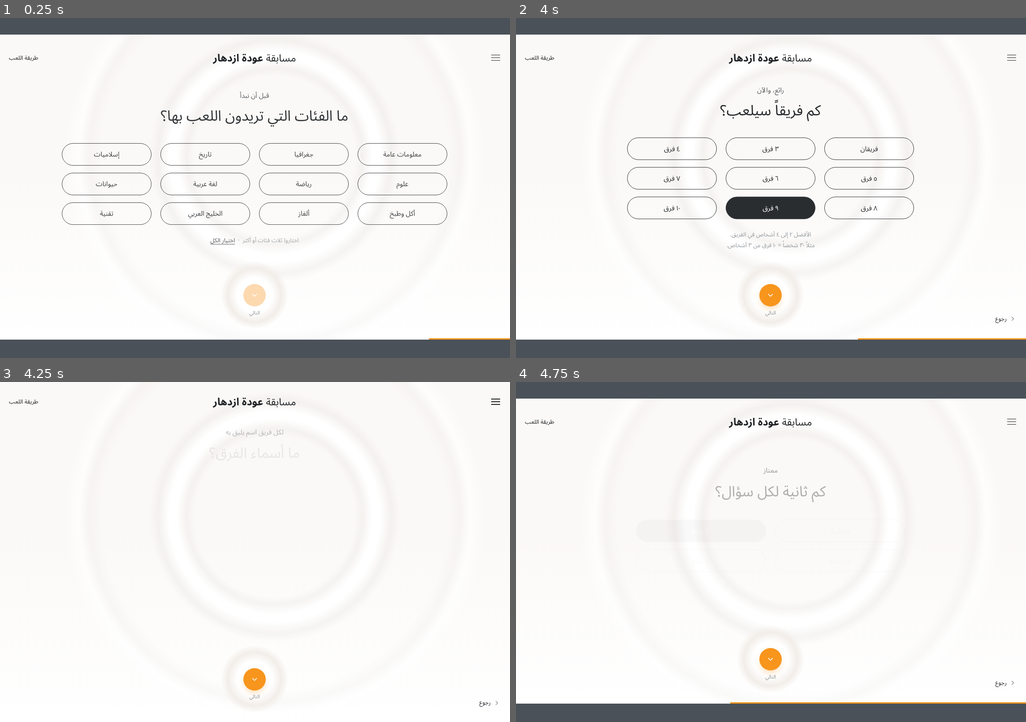
Above: before the commit, frames 1-4 (two rows, left to right).
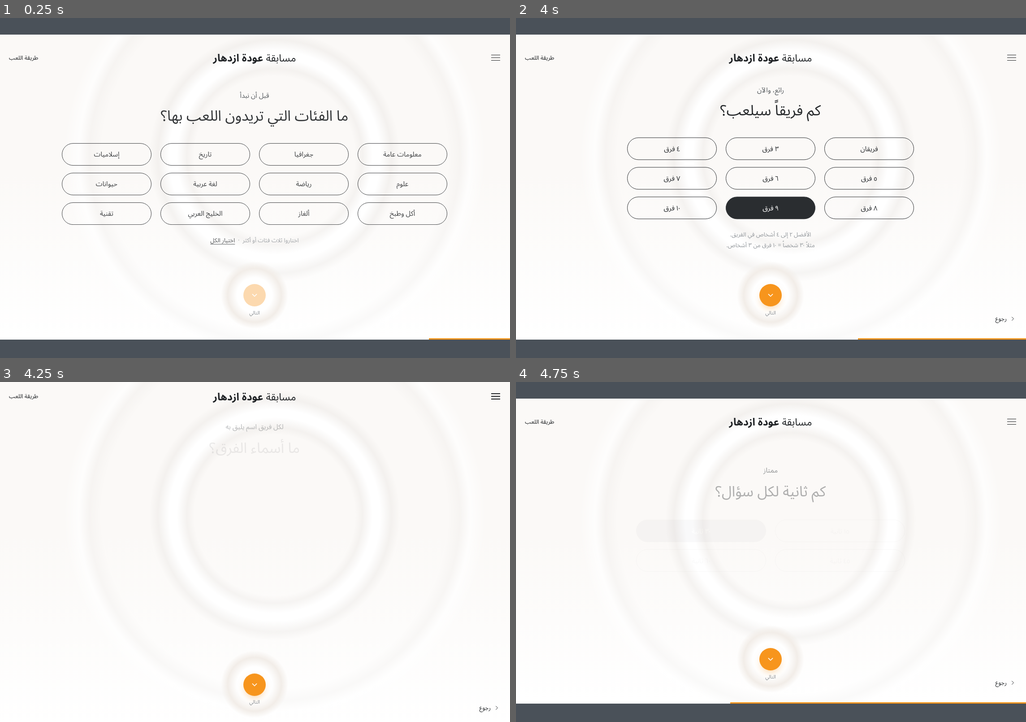
Above: after the commit, the same moments.

Repository: Mohammed12383/Family-game
Game: browser game, page index.html
The game is run twice, just before and just after one commit, with the same random seed, the same clock (stepped at 60 frames per second) and the same inputs.
Inputs (mouse positions are in pixels of both pictures, inside the frame that each line leads up to; where the layout moved, square brackets give the same spot in the first picture):
- Up to frame 1 (0.25 s): no input
- Up to frame 2 (4 s): click (771, 293) at 0.27 s; click (771, 296) at 1.07 s; click (771, 113) at 1.27 s; click (771, 293) at 1.67 s; click "الخليج العربي" at 1.87 s; press the mouse at (771, 293) at 2.27 s; release the mouse at (771, 293) at 2.4 s; click "ألغاز" at 2.47 s; click (771, 296) at 2.87 s; click "إسلاميات" at 3.07 s; click (765, 296) at 3.47 s; click "٩ فرق" at 3.67 s
- Up to frame 3 (4.25 s): press the mouse at (255, 657) at 4.07 s; release the mouse at (255, 664) at 4.2 s
- Up to frame 4 (4.75 s): click "التالي" at 4.27 s; click "رجوع" at 4.52 s; click (771, 684) [771, 677] at 4.67 s

Frames 1-2 are identical in both runs. In frame 3, 0.7% of the frame differs, in the area x 1-99%, y 3-98%; in frame 4, nothing differs.

Commit message:
Make team name fields clearly typeable
Name fields looked like the choice pills and came pre-filled, so they
did not read as text boxes. They now have a white fill, a lighter
border, the team number, a pencil icon, and the suggested name as grey
placeholder text; an empty field takes the suggested name. Added a test
that types names and checks they reach the game.

Co-Authored-By: Claude Opus 5.5 <noreply@anthropic.com>
Claude-Session: https://claude.ai/code/session_01Emwc2RJsQ5AHdWMWvTJ5au

Diff:
--- a/assets/app.js
+++ b/assets/app.js
@@ -60,6 +60,7 @@
     scramble: svg('<path d="M4 7h3c2.2 0 3.3 1.2 4.6 3.6M4 17h3c2.2 0 3.3-1.2 4.6-3.6M12.4 13.6C13.7 16 14.8 17 17 17h3M12.4 10.4C13.7 8 14.8 7 17 7h3M17.5 4.5 20 7l-2.5 2.5M17.5 14.5 20 17l-2.5 2.5"/>'),
     fog: svg('<path d="M7 14.5h10a3.4 3.4 0 0 0 .3-6.8A5 5 0 0 0 7.6 8.6 3 3 0 0 0 7 14.5z"/><path d="M5 18h10M9 21h10"/>'),
     back: svg('<path d="m9 6 6 6-6 6"/>'),
+    pencil: svg('<path d="M4 20h4L19 9l-4-4L4 16z"/><path d="m13.5 6.5 4 4"/>'),
     board: svg('<path d="M5 20V10M12 20V4M19 20v-7"/>'),
     cards: svg('<rect x="4" y="6" width="11" height="14" rx="2"/><path d="M9 3.5h9a2 2 0 0 1 2 2V17"/>')
   };
@@ -356,9 +357,17 @@
       body = `<div class="opts opts-3">${TEAM_OPTIONS.map((o) => pill({ act: 'teams', id: o.n, label: o.label, pressed: st.teams === o.n })).join('')}</div>
         <p class="note">الأفضل ٢ إلى ٤ أشخاص في الفريق. مثلاً ٣٠ شخصاً = ١٠ فرق من ٣ أشخاص.</p>`;
     } else if (step.key === 'names') {
-      const fields = st.names.slice(0, st.teams).map((nm, i) =>
-        `<label class="field"><span class="sr">اسم الفريق ${ar(i + 1)}</span><input class="pill-input" id="team-name-${i}" data-name="${i}" value="${esc(nm)}" maxlength="18" placeholder="الفريق ${ar(i + 1)}" autocomplete="off" enterkeyhint="next"></label>`).join('');
-      body = `<div class="opts${st.teams > 4 ? ' short' : ''}">${fields}</div><p class="note">اكتبوا ما تشاؤون، أو اتركوا الأسماء كما هي.</p>`;
+      /* empty field = the suggested name, shown as grey placeholder text so the field reads as typeable */
+      const fields = st.names.slice(0, st.teams).map((nm, i) => {
+        const val = nm === DEFAULT_NAMES[i] ? '' : nm;
+        return `<label class="field" for="team-name-${i}">
+          <span class="field-n" aria-hidden="true">${ar(i + 1)}</span>
+          <input class="field-input" id="team-name-${i}" data-name="${i}" value="${esc(val)}" maxlength="18" placeholder="${esc(DEFAULT_NAMES[i])}" autocomplete="off" enterkeyhint="${i < st.teams - 1 ? 'next' : 'done'}" aria-label="اسم الفريق ${ar(i + 1)}">
+          <span class="field-ic" aria-hidden="true">${ICON.pencil}</span>
+        </label>`;
+      }).join('');
+      body = `<div class="opts${st.teams > 4 ? ' short' : ''}">${fields}</div>
+        <p class="note">اضغطوا على أي خانة واكتبوا اسم فريقكم. الخانة الفارغة تأخذ الاسم المكتوب بالرمادي.</p>`;
     } else if (step.key === 'time') {
       body = `<div class="opts">${TIME_OPTIONS.map((n) => pill({ act: 'time', id: n, label: `${ar(n)} ثانية`, pressed: st.time === n })).join('')}</div>
         <p class="note">يُحسب الوقت من لحظة ظهور السؤال، ويمكن زيادته ببطاقة الوقت الإضافي.</p>`;
--- a/assets/style.css
+++ b/assets/style.css
@@ -246,18 +246,46 @@
 .pill.is-removed, .pill.is-removed:disabled { border-style: dashed; opacity: 0.22; }
 .pill.is-dim, .pill.is-dim:disabled { opacity: 0.32; }
 
-.pill-input {
-  width: 100%;
+.field {
   min-height: var(--pill-h);
-  padding: 8px 20px;
-  border: 1.5px solid var(--ink);
+  padding-inline: 8px 16px;
+  display: flex;
+  align-items: center;
+  gap: 8px;
+  border: 1.5px solid var(--hair-2);
   border-radius: 999px;
+  background: var(--paper-hi);
+  cursor: text;
+  transition: border-color .15s ease, box-shadow .15s ease;
+}
+.field:hover { border-color: var(--ink-3); }
+.field:focus-within { border-color: var(--orange); box-shadow: 0 0 0 3px var(--orange-wash); }
+.field-n {
+  flex: none;
+  width: 28px;
+  height: 28px;
+  display: grid;
+  place-items: center;
+  border-radius: 50%;
+  background: var(--paper-shade);
+  color: var(--ink-2);
+  font-size: 12px;
+}
+.field-input {
+  flex: 1;
+  min-width: 0;
+  padding: 8px 0;
+  border: 0;
+  outline: none;
   background: transparent;
+  color: var(--ink);
   font-size: 15px;
   text-align: center;
 }
-.pill-input:focus { outline: none; border-color: var(--orange); box-shadow: 0 0 0 3px var(--orange-wash); }
-.field { display: block; }
+.field-input::placeholder { color: var(--ink-3); opacity: 1; }
+.field-ic { flex: none; display: grid; color: var(--ink-3); }
+.field-ic svg { width: 16px; height: 16px; }
+.field:focus-within .field-ic { color: var(--orange-deep); }
 
 .note {
   margin: 22px 0 0;
--- a/tests/game.test.js
+++ b/tests/game.test.js
@@ -494,6 +494,29 @@
   assert.equal(s.game.teams[0].score, 100);
   assert.ok(Math.abs(s.game.q.timeLeft - 20) <= 1, `time left ${s.game.q.timeLeft}`);
   assert.equal(await page.textContent('.title'), qq.text);
+  assert.deepEqual(errors, []);
+  await context.close();
+});
+
+test('team names: the fields are typeable, typed names are used, empty fields take the suggested name', async () => {
+  const { page, context, errors } = await open();
+  for (const c of ['general', 'geo', 'islamic']) await page.click(`[data-act="cat"][data-id="${c}"]`);
+  await page.click('#go');
+  await page.click('[data-act="teams"][data-id="3"]');
+  await page.click('#go');
+  assert.equal(await page.isEditable('#team-name-0'), true);
+  assert.equal(await page.inputValue('#team-name-0'), '', 'field starts empty so typing is obvious');
+  assert.equal(await page.getAttribute('#team-name-0', 'placeholder'), 'الصقور');
+  await page.click('#team-name-0');
+  await page.keyboard.type('عائلة عودة');
+  await page.click('.field:has(#team-name-2)');
+  assert.equal(await page.evaluate(() => document.activeElement.id), 'team-name-2', 'tapping anywhere on the field focuses it');
+  await page.keyboard.type('ازدهار');
+  for (let i = 0; i < 3; i++) await page.click('#go');
+  await page.click('#go');
+  const s = await state(page);
+  assert.deepEqual(s.game.teams.map((t) => t.name), ['عائلة عودة', 'الفهود', 'ازدهار']);
+  assert.match(await page.textContent('#scores'), /عائلة عودة/);
   assert.deepEqual(errors, []);
   await context.close();
 });
